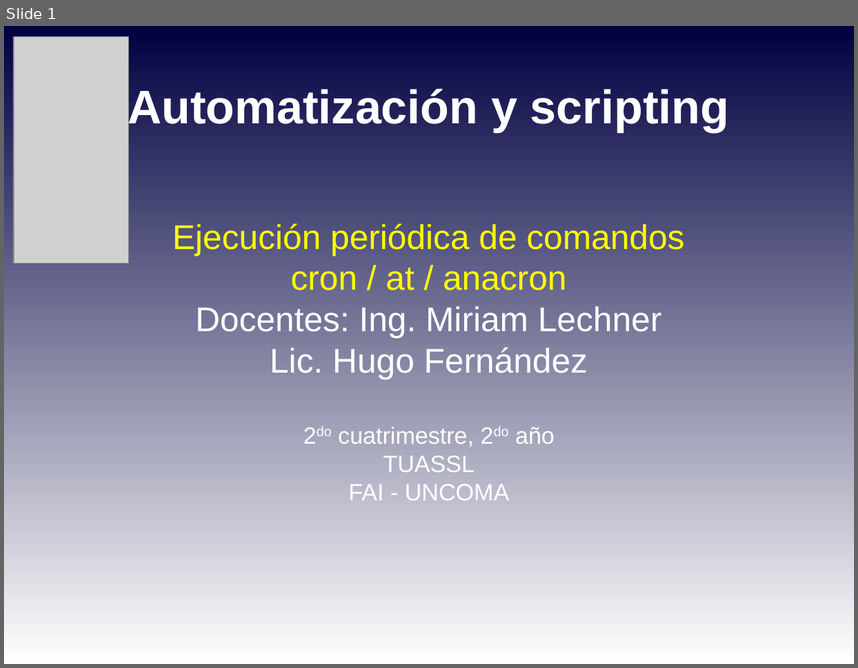
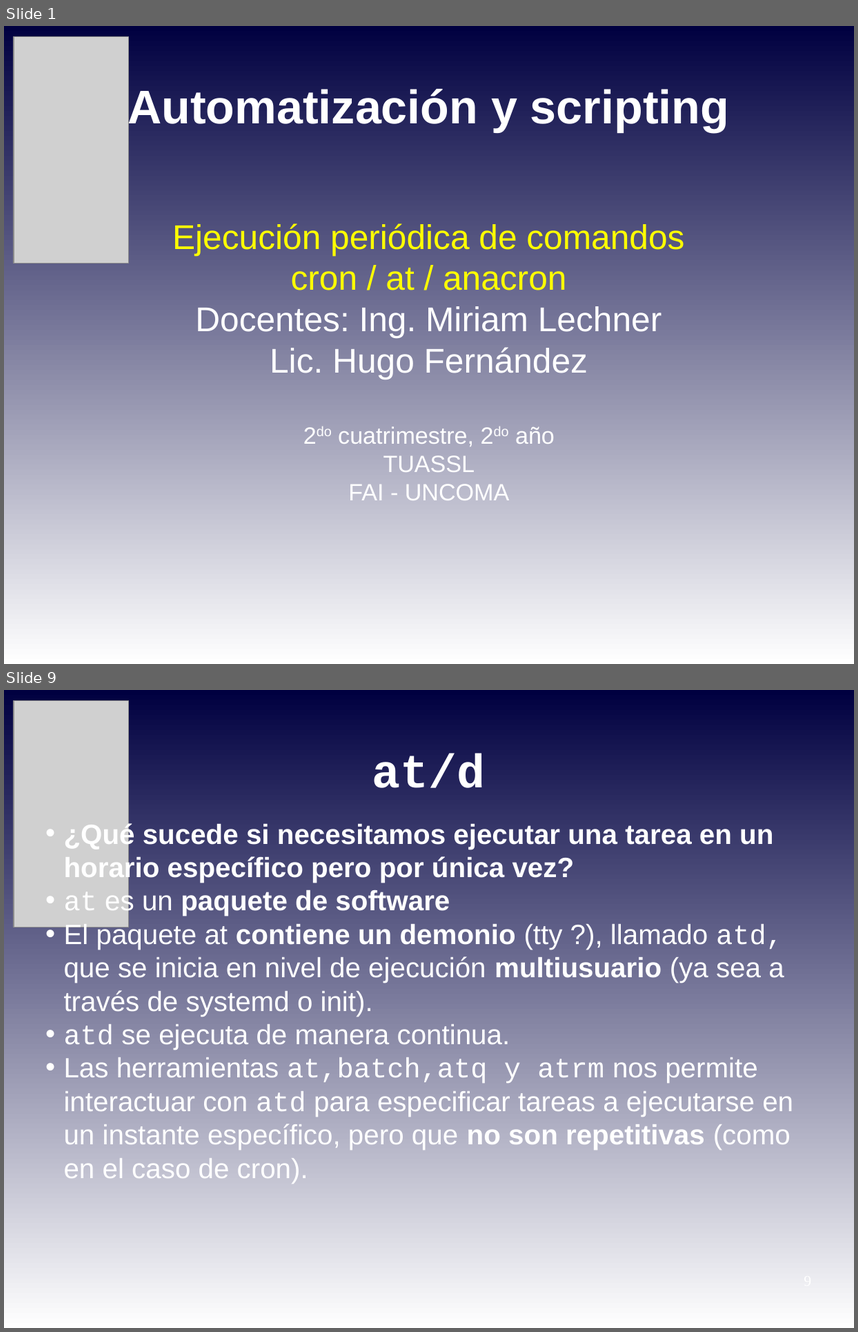
Before and after one commit to niniadcobre/-AutoyScripting, a slide deck: clases/AYS_clase08.odp. Shown one above the other, each under a label of ours: slide 1 before the commit, slides 1 and 9 after it; the slides between them are not shown. The pictures are 858x668 and 858x1332 pixels, drawn with LibreOffice and Linux fonts; fonts in the diff are those of the drawing; grey boxes stand for pictures. Boxes give left, top, right and bottom in pixels: in the first picture for what was removed or moved away, otherwise in the second. Text is boxed around its words. In the diff, an @@ line names an element or a change of style, - is before the commit and + after.

Commit message:
cron anacaron y at

```diff
--- a/clases/AYS_clase08.odp
+++ b/clases/AYS_clase08.odp
@@ slide 9 added at (4, 690, 854, 1328), background gradient #000040 to #FFFFFF @@
@@ picture added at (13, 701, 128, 927) @@
@@ title added at (372, 753, 486, 788), 44 pt, text #FFFFFF, bold @@
+at/d
@@ text added at (64, 822, 793, 1183), 26 pt, text #FFFFFF @@
+• ¿Qué sucede si necesitamos ejecutar una tarea en un horario específico pero por única vez?
+• at es un paquete de software
+• El paquete at contiene un demonio (tty ?), llamado atd, que se inicia en nivel de ejecución multiusuario (ya sea a través de systemd o init).
+• atd se ejecuta de manera continua.
+• Las herramientas at,batch,atq y atrm nos permite interactuar con atd para especificar tareas a ejecutarse en un instante específico, pero que no son repetitivas (como en el caso de cron).
```
Also in this commit, not shown: 5 slides changed, 6 other slides added.
